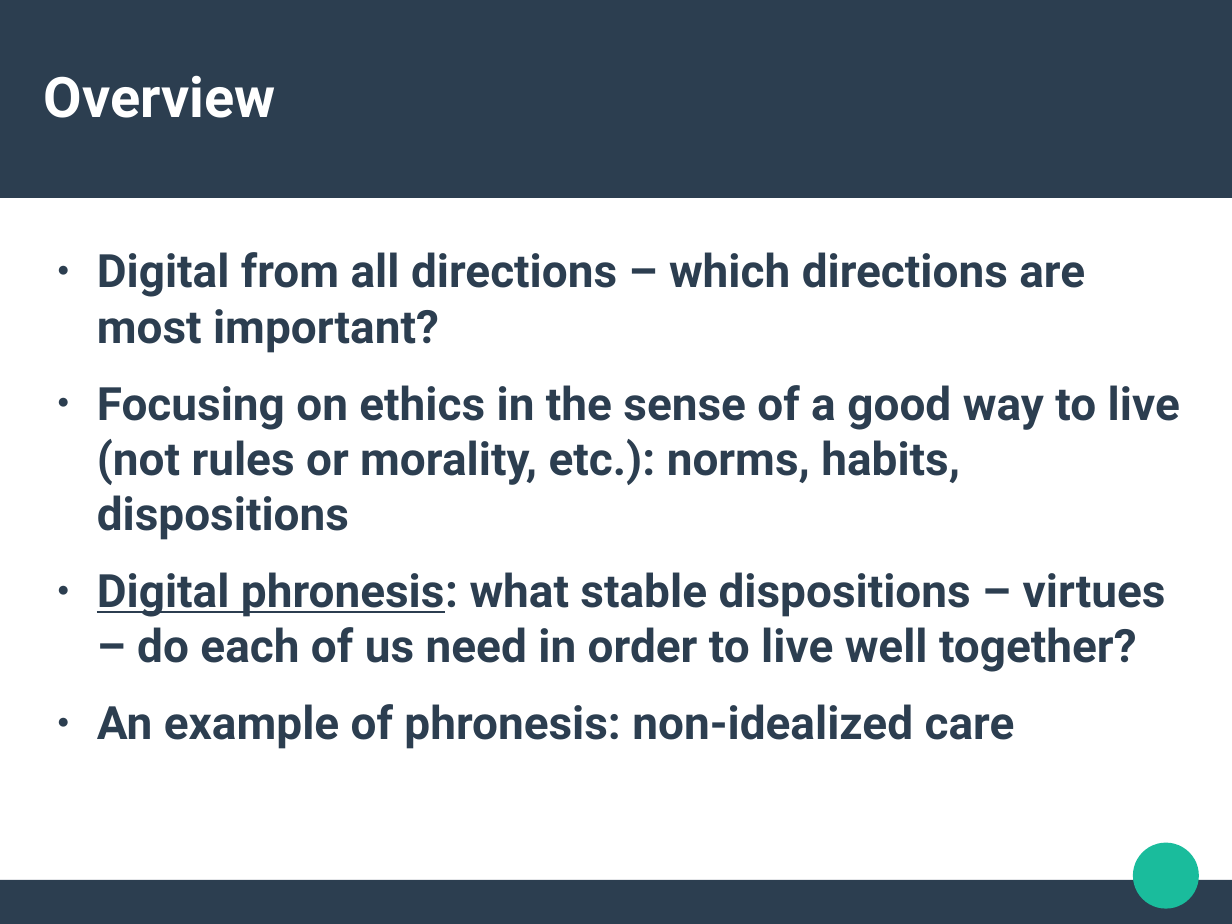
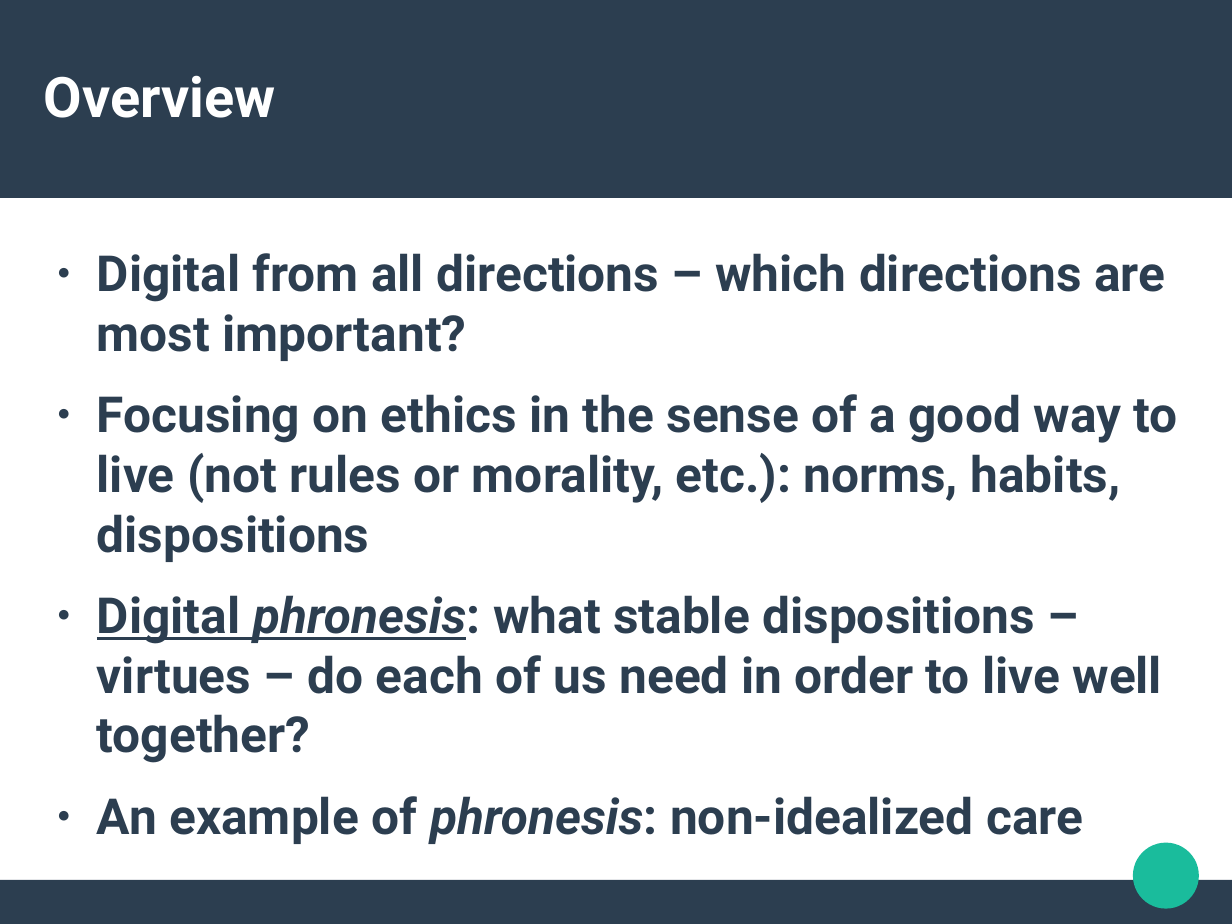
Before and after one commit to rian39/digital_ethics, a slide deck: slide 2 of digital_ethics_slides.odp. Drawn at 1232x924 pixels with LibreOffice and Linux fonts; fonts in the diff are those of the drawing. Boxes give left, top, right and bottom in pixels: in the first picture for what was removed or moved away, otherwise in the second. Text is boxed around its words. In the diff, an @@ line names an element or a change of style, - is before the commit and + after.

```diff
--- a/digital_ethics_slides.odp
+++ b/digital_ethics_slides.odp
@@ text "Digital from all directions – ..." at (x1=97, y1=253, x2=1178, y2=844): size 29.6 to 32 pt; italic on in "phronesis:", "phronesis:" @@
```
Also in this commit, not shown: 6 other slides changed, 2 slides added, 1 other file.
